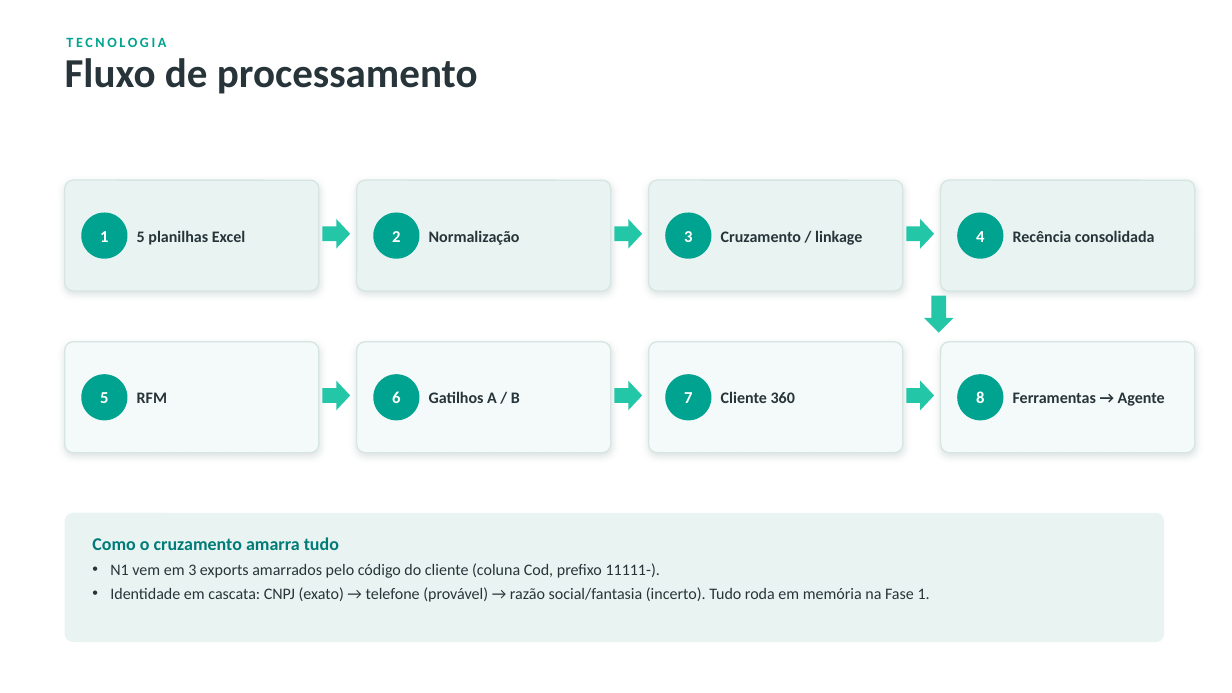
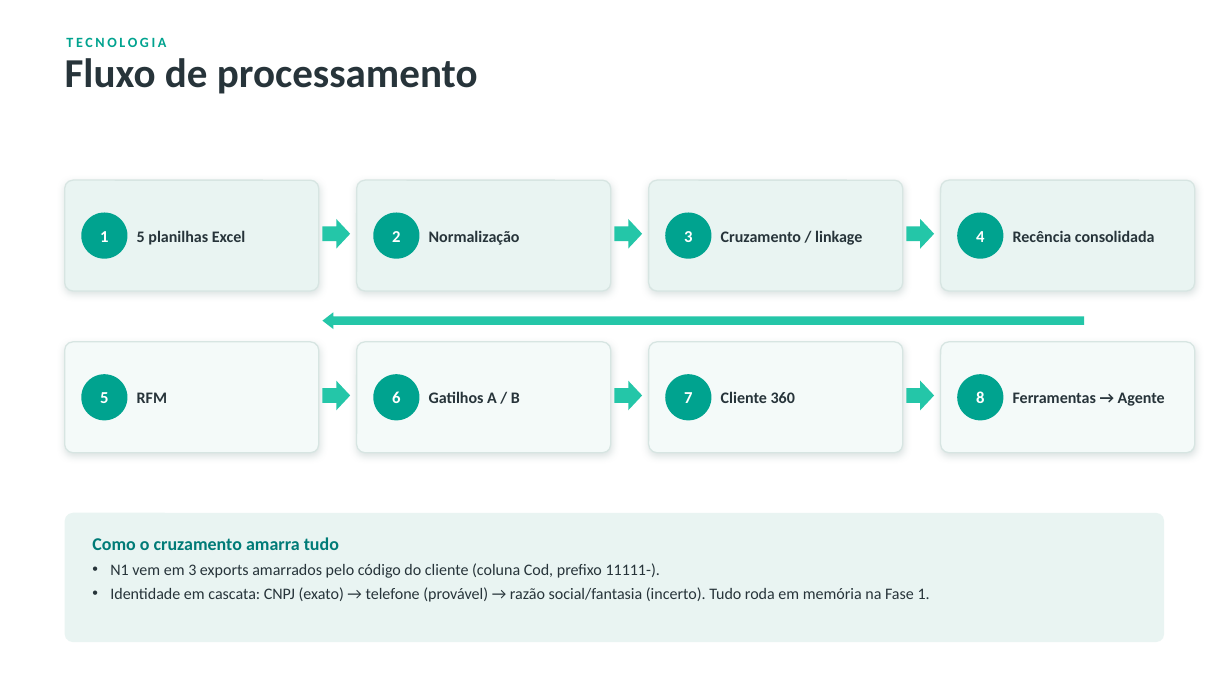
Before and after one commit to igorcamposdeborba/agente-ia-atendimento, a slide deck: slide 13 of 2-sistema-de-atendimento/planejamento/Millenium-Agente-IA.pptx (slide 12 before the commit). Drawn at 1232x693 pixels with LibreOffice and Linux fonts; fonts in the diff are those of the drawing. Boxes give left, top, right and bottom in pixels: in the first picture for what was removed or moved away, otherwise in the second. Text is boxed around its words. In the diff, an @@ line names an element or a change of style, - is before the commit and + after.

```diff
--- a/2-sistema-de-atendimento/planejamento/Millenium-Agente-IA.pptx
+++ b/2-sistema-de-atendimento/planejamento/Millenium-Agente-IA.pptx
@@ down arrow at box(323, 312, 1084, 329): proportions changed; rotation 0 to 90 degrees @@
```
Also in this commit, not shown: 15 other slides changed, 3 slides added, 1 slide removed, 14 other files.
